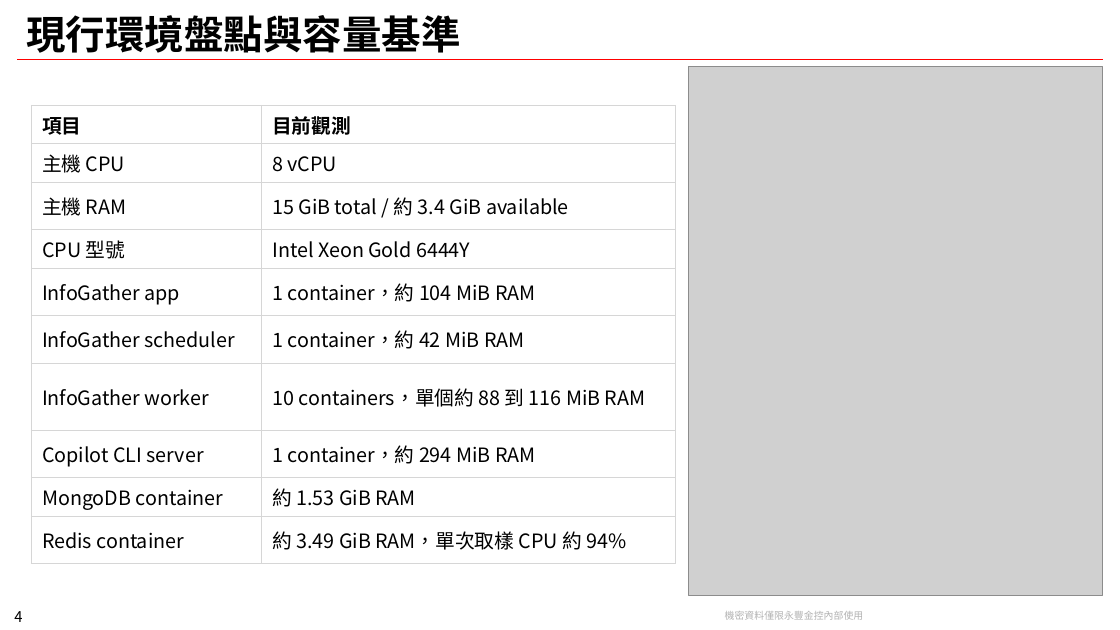
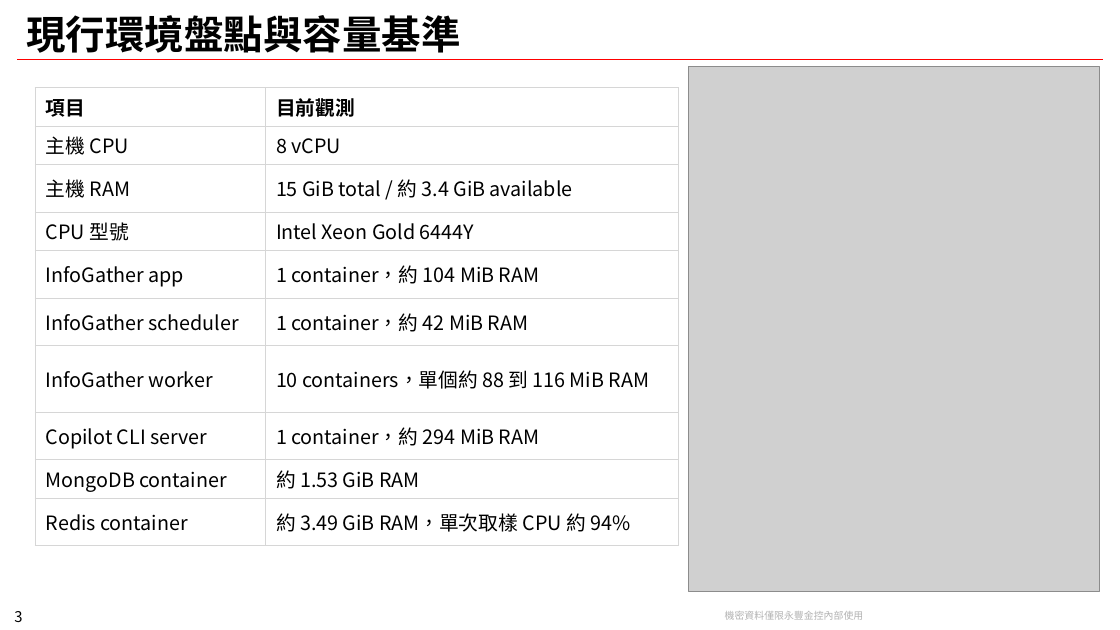
Before and after one commit to chunkai1312/temp, a slide deck: slide 3 of infogather.pptx (slide 4 before the commit). Drawn at 1120x630 pixels with LibreOffice and Linux fonts; fonts in the diff are those of the drawing; grey boxes stand for pictures; background and template pictures are left out. Boxes give left, top, right and bottom in pixels: in the first picture for what was removed or moved away, otherwise in the second. Text is boxed around its words. In the diff, an @@ line names an element or a change of style, - is before the commit and + after.

```diff
--- a/infogather.pptx
+++ b/infogather.pptx
@@ table: place and size @@
-table at [31, 105, 675, 554]
+table at [35, 87, 678, 536]
@@ page number at [14, 611, 22, 622]: text changed @@
-4
+3
```
Also in this commit, not shown: 7 other slides changed, 1 slide removed.
